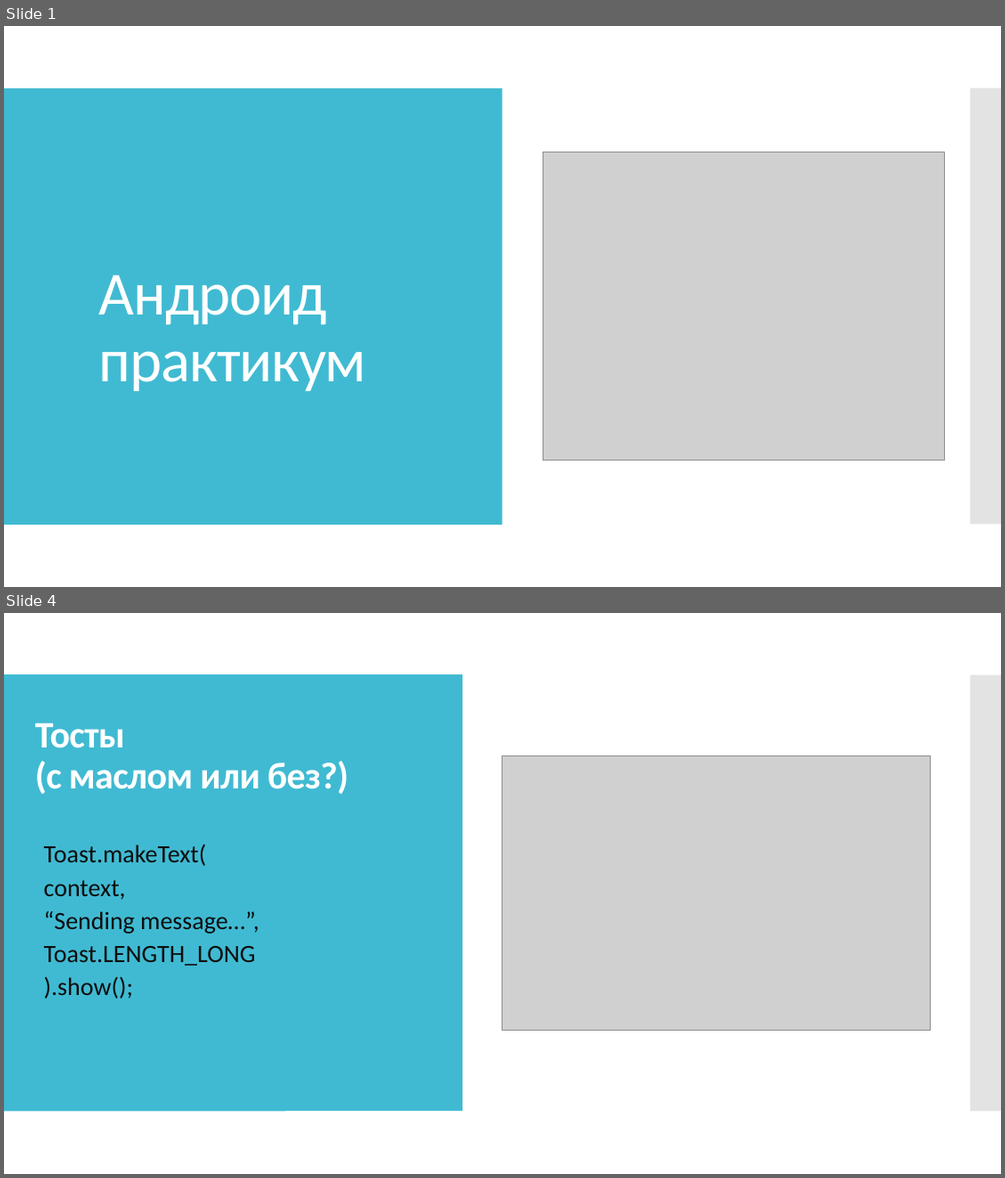
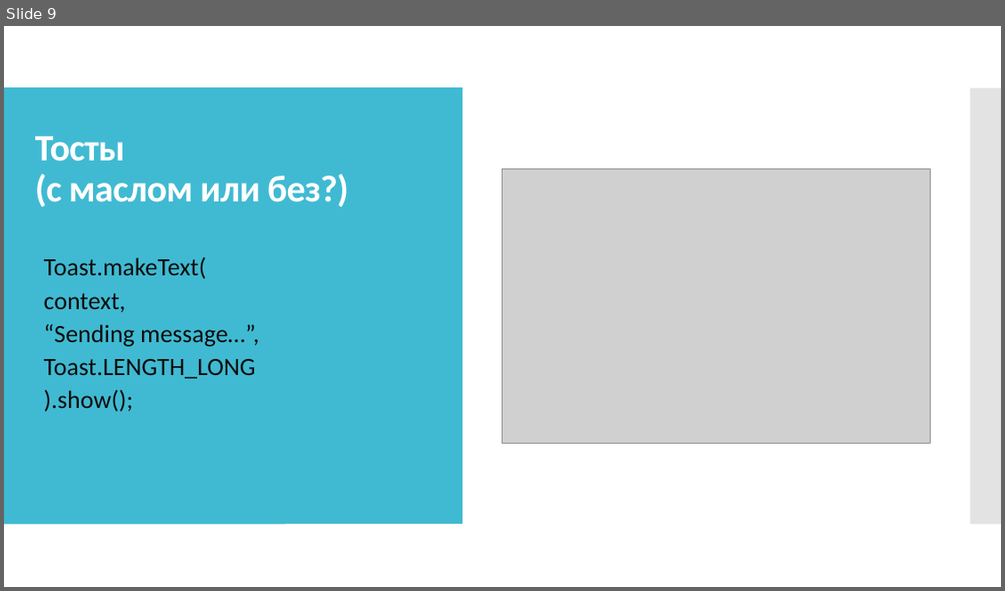
Before and after one commit to IriEfremova/LessonsCube, a slide deck: Samsung/Lesson13/ContextIntent.pptx. Shown one above the other, each under a label of ours: slides 1 and 4 before the commit, slide 9 after it; the slides between them are not shown. The pictures are 1005x1178 and 1005x591 pixels, drawn with LibreOffice and Linux fonts; fonts in the diff are those of the drawing; grey boxes stand for pictures. Boxes give left, top, right and bottom in pixels: in the first picture for what was removed or moved away, otherwise in the second. Text is boxed around its words. In the diff, an @@ line names an element or a change of style, - is before the commit and + after.

```diff
--- a/Samsung/Lesson13/ContextIntent.pptx
+++ b/Samsung/Lesson13/ContextIntent.pptx
@@ slide 1 removed at (x1=4, y1=26, x2=1001, y2=587), background #FFFFFF @@
@@ rectangle removed at (x1=7, y1=64, x2=1001, y2=587) @@
@@ rectangle removed at (x1=4, y1=88, x2=752, y2=524) @@
@@ rectangle removed at (x1=4, y1=88, x2=502, y2=524) @@
@@ rectangle removed at (x1=971, y1=88, x2=1001, y2=524) @@
@@ picture removed at (x1=542, y1=152, x2=944, y2=460) @@
@@ title removed at (x1=99, y1=275, x2=367, y2=391) @@
-Андроид практикум
@@ what was slide 4 is now slide 9 @@
```
Also in this commit, not shown: 2 slides changed, 6 slides added, 1 other file.
